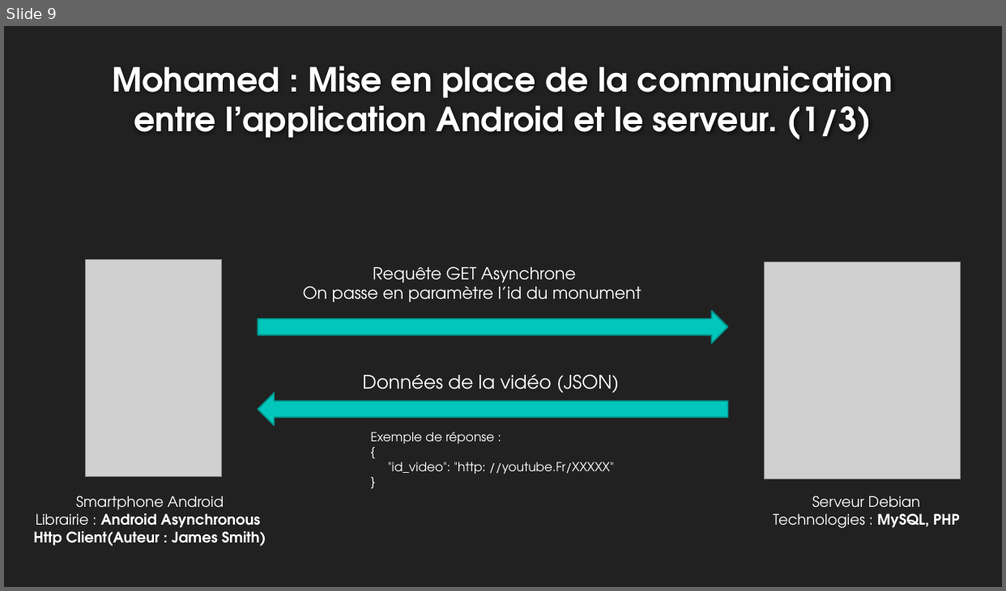
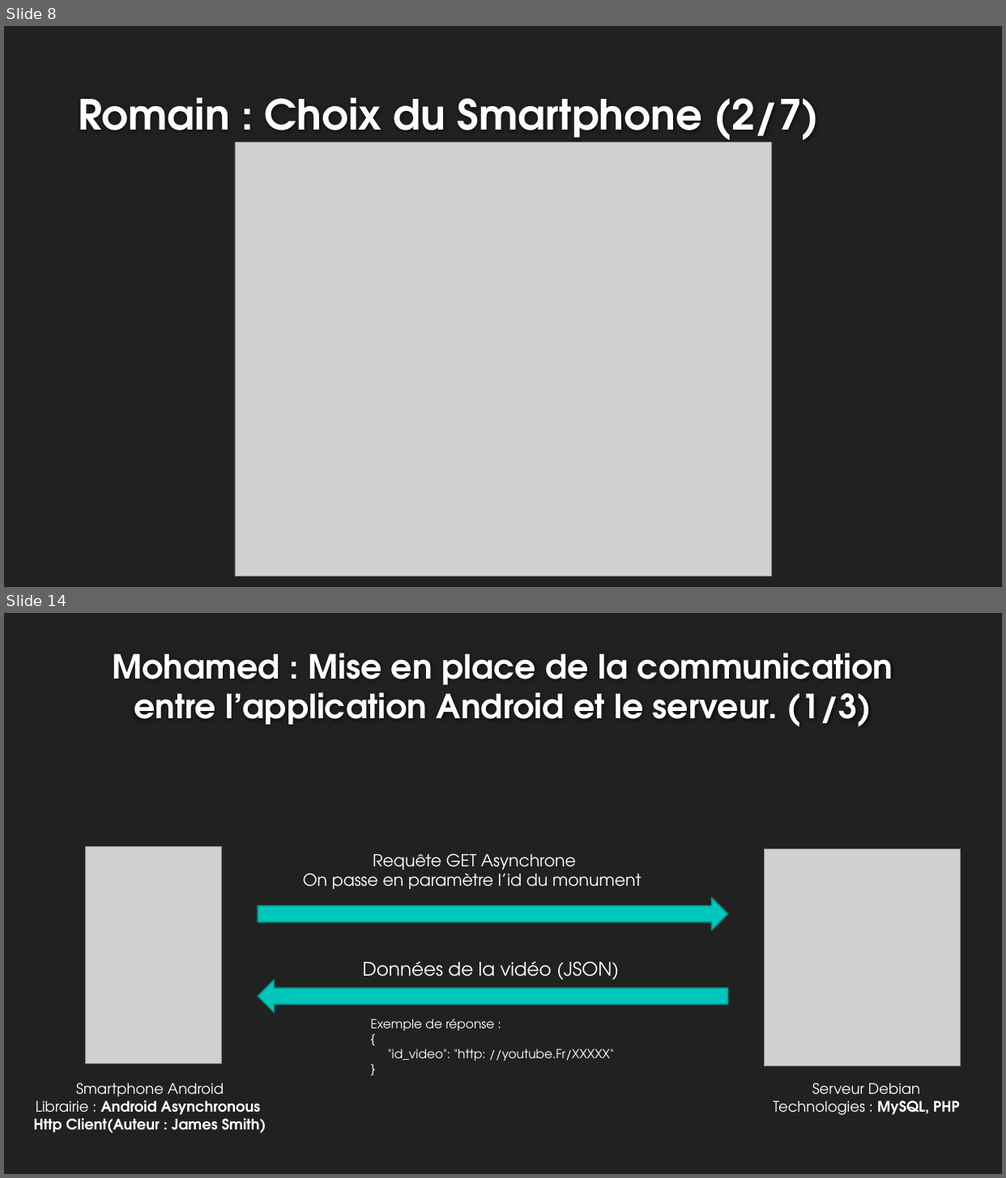
Before and after one commit to rlembo06/VR_tourism, a slide deck: annexes/slides-VR_Tourism.pptx. Shown one above the other, each under a label of ours: slide 9 before the commit, slides 8 and 14 after it; the slides between them are not shown. The pictures are 1006x591 and 1006x1178 pixels, drawn with LibreOffice and Linux fonts; fonts in the diff are those of the drawing; grey boxes stand for pictures; background and template pictures are left out. Boxes give left, top, right and bottom in pixels: in the first picture for what was removed or moved away, otherwise in the second. Text is boxed around its words. In the diff, an @@ line names an element or a change of style, - is before the commit and + after.

Commit message:
MAJ slides Romain

```diff
--- a/annexes/slides-VR_Tourism.pptx
+++ b/annexes/slides-VR_Tourism.pptx
@@ slide 8 added at (4, 26, 1002, 587), background #212121 @@
@@ title added at (78, 97, 819, 148), 40 pt, text #FEFEFE, bold @@
+Romain : Choix du Smartphone (2/7)
@@ picture added at (235, 142, 771, 577) @@
@@ what was slide 9 is now slide 14 @@
```
Also in this commit, not shown: 2 slides changed, 4 other slides added, 9 other files.
